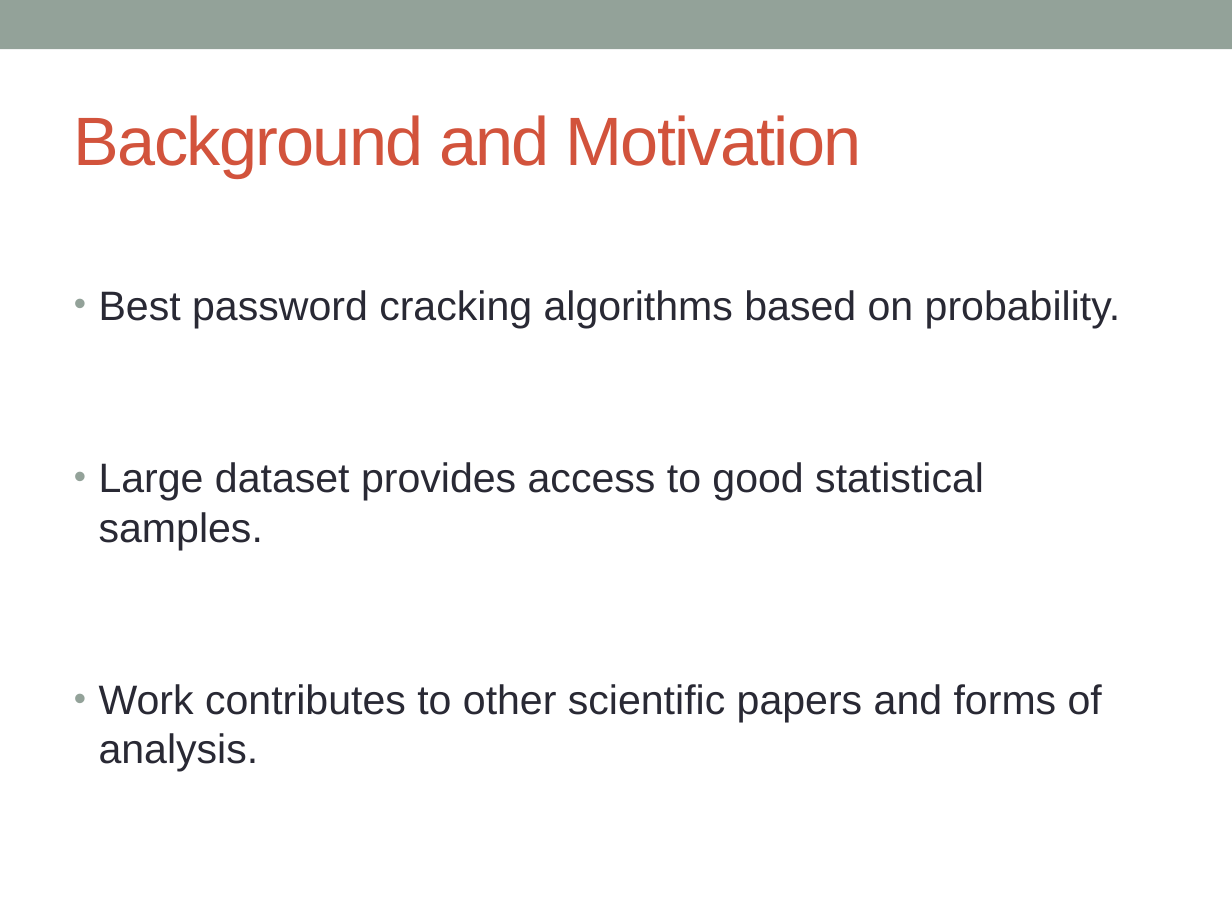
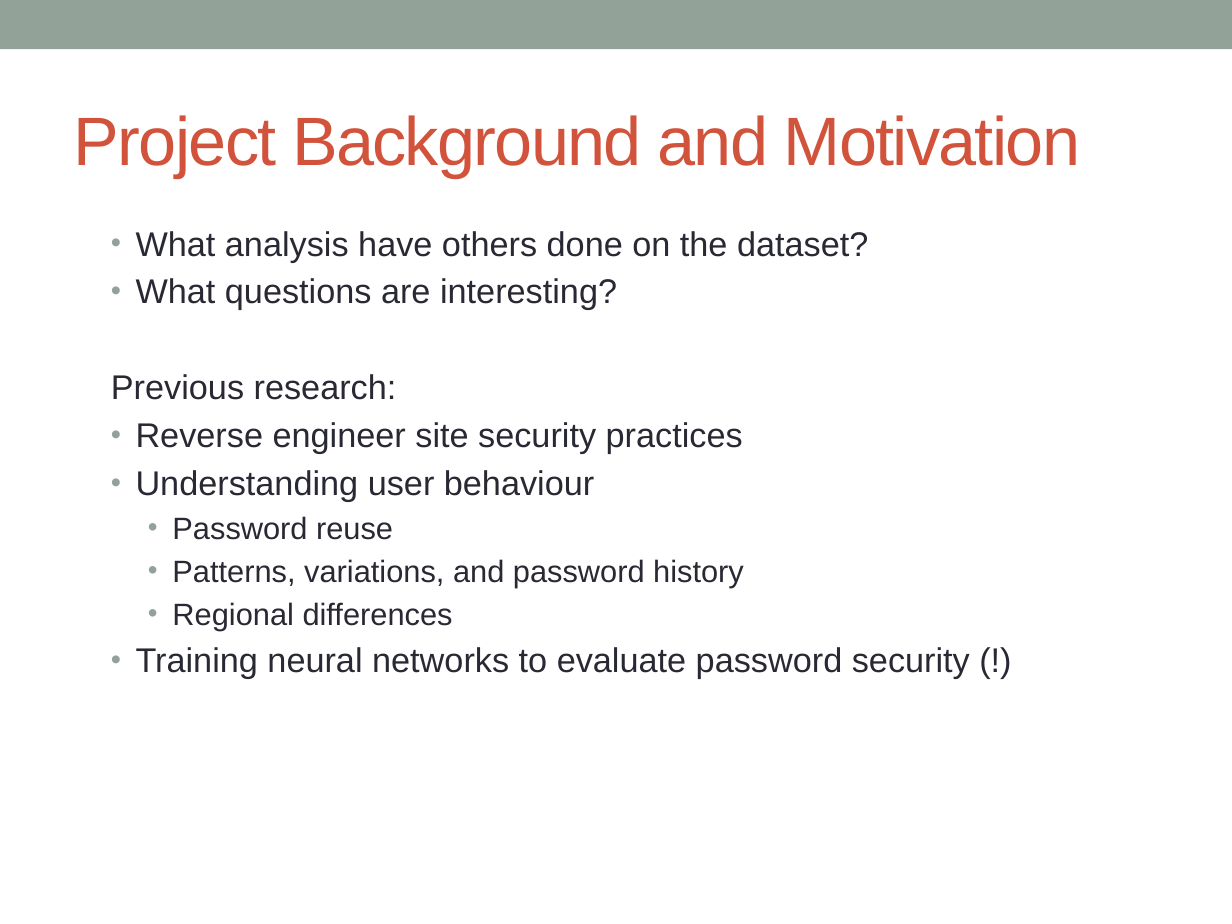
Before and after one commit to ldsa-project-g2/passwords, a slide deck: slide 2 of presentation/group_presentation.pptx. Drawn at 1232x924 pixels with LibreOffice and Linux fonts; fonts in the diff are those of the drawing. Boxes give left, top, right and bottom in pixels: in the first picture for what was removed or moved away, otherwise in the second. Text is boxed around its words. In the diff, an @@ line names an element or a change of style, - is before the commit and + after.

```diff
--- a/presentation/group_presentation.pptx
+++ b/presentation/group_presentation.pptx
@@ title at (74,115,1080,178): text changed @@
-Background and Motivation
+Project Background and Motivation
@@ text at (111,231,970,679): text changed; size 24 to 20 pt @@
-• Best password cracking algorithms based on probability.
-• Large dataset provides access to good statistical samples.
-• Work contributes to other scientific papers and forms of analysis.
+  • What analysis have others done on the dataset?
+  • What questions are interesting?
+  Previous research:
+  • Reverse engineer site security practices
+  • Understanding user behaviour
+    • Password reuse
+    • Patterns, variations, and password history
+    • Regional differences
+  • Training neural networks to evaluate password security (!)
```
Also in this commit, not shown: 2 other slides changed, 2 slides added, 2 slides removed.
